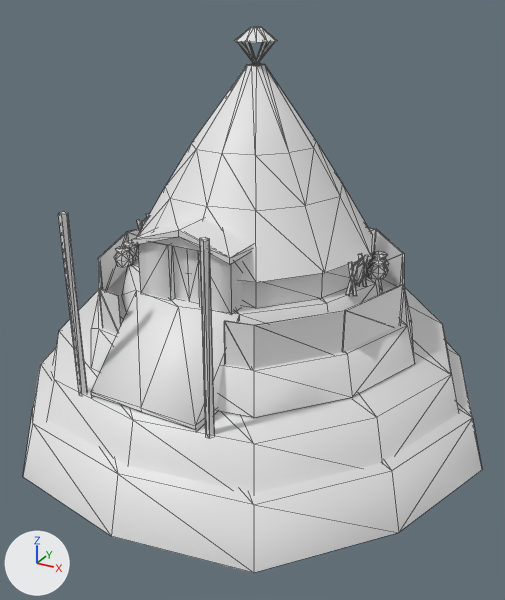
The COLLADA model art/meshes/structural/swcreek/cc.dae, before and after one commit.
One viewpoint serves both versions: a camera (50 mm lens) standing at (25.9, -47.5, 25.9) and looking at (0.8, -2.0, 3.2). Every picture has the same lights, and +X, +Y and +Z are marked at lower left. The picture after the commit comes second. Mesh edges are drawn as thin lines. Where no turn or scale is listed for an object, it has been applied to the vertices.

Script lines for the objects in view, before the commit:
```python
me_cubo_216 = bpy.data.meshes.new('Cubo.216')
me_cubo_216.from_pydata(...)  # 575 vertices, 844 faces; spans x -20.1..20.1, y -19.8..19.6, z -7.6..23.6
me_cubo_216.materials.append(mat_textura_swift_creek_004)  # its picture is missing
ob_cc = bpy.data.objects.new('cc', me_cubo_216)
ob_cc.location = (0.0, 0.0, 0.0)
```
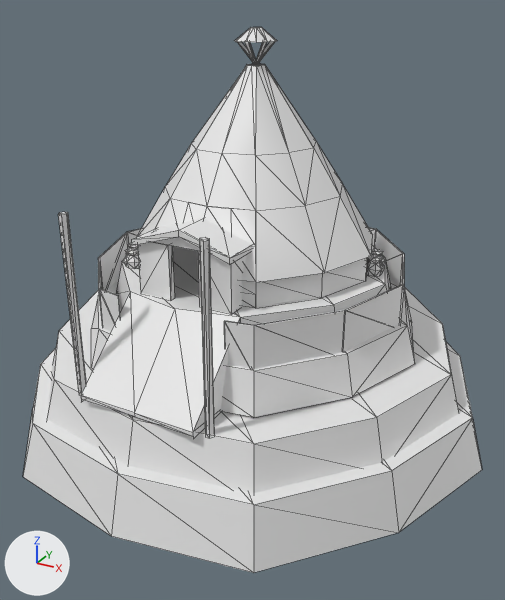
Where the newer file only moved an object's origin or applied its transform, the numbers keep the older frame.

What changed in the scene script:
```text
Change me_cubo_216:
    used by ob_cc; location = (0.0, 0.0, 0.0)
    remove me_cubo_216.from_pydata(...)  # 575 vertices, 844 faces; spans x -20.1..20.1, y -19.8..19.6, z -7.6..23.6
    add me_cubo_216.from_pydata(...)  # 505 vertices, 762 faces; spans x -20.1..20.1, y -19.8..19.6, z -7.6..23.6
    me_cubo_216 part 1: the loose piece of 33 vertices spanning x -11.2..11.2, y -15.8..10.9, z -0.2..5.9 is scaled about its middle by (1.06, 1.06, 1), then moved by (0.0, 0.1, 0.0)
    me_cubo_216 part 2: the loose piece of 33 vertices spanning x -9.4..-8.0, y -6.8..-5.4, z 5.9..7.2 is turned 16.1 degrees about the z axis through its middle, then moved by (0.9, 0.1, 0.0)
    me_cubo_216 part 3: the loose piece of 33 vertices spanning x 9.3..10.8, y 0.4..1.9, z 5.9..7.2 is moved by (-0.4, 0.5, 0.0)
    me_cubo_216 part 4: the loose piece of 33 vertices spanning x 8.9..10.4, y 1.8..3.3, z 5.9..7.2 is moved by (-0.5, 0.5, 0.0)
    me_cubo_216 part 5: 12 loose pieces with 80 vertices, spanning x -10.6..10.1, y -3.4..-0.2, z 5.8..8.4, are deleted
    me_cubo_216 part 6
    37 vertices are removed from x -9.8..-0.1, y -9.7..-4.0, z 5.8..10.0
    68 faces are deleted
    2 vertices move from x -0.1, y -9.4, z 5.9..8.0 to x -2.5..2.3, y -8.9, z 5.9..8.0
    47 vertices are added at x -9.2..4.7, y -9.1..-4.0, z 5.9..12.1
    82 new faces join them
```

Where the change shows, as pixel boxes (x1, y1, x2, y2) in the pictures (505 x 600 px; the box of a moved part takes in the faces that stretch with it):
part 1 of me_cubo_216, moved or reshaped: before (91, 256, 382, 431); after (81, 245, 391, 439)
part 2 of me_cubo_216, moved or reshaped: before (114, 246, 134, 267); after (123, 248, 139, 269)
part 3 of me_cubo_216, moved or reshaped: before (367, 258, 388, 280); after (366, 255, 384, 276)
part 4 of me_cubo_216, moved or reshaped: before (368, 252, 389, 268); after (367, 249, 385, 264)
part 5 of me_cubo_216, deleted: before (137, 214, 368, 296)
part 6 of me_cubo_216, moved or reshaped: before (123, 198, 256, 308); after (126, 198, 256, 308)
